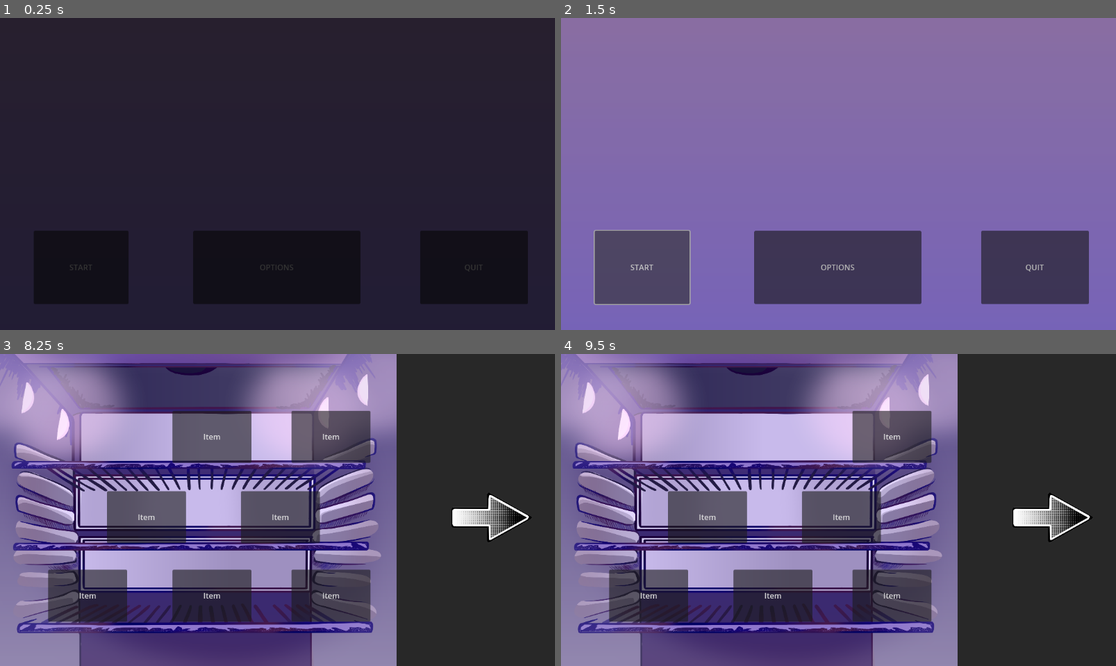
Above: before the commit, frames 1-4 (two rows, left to right).
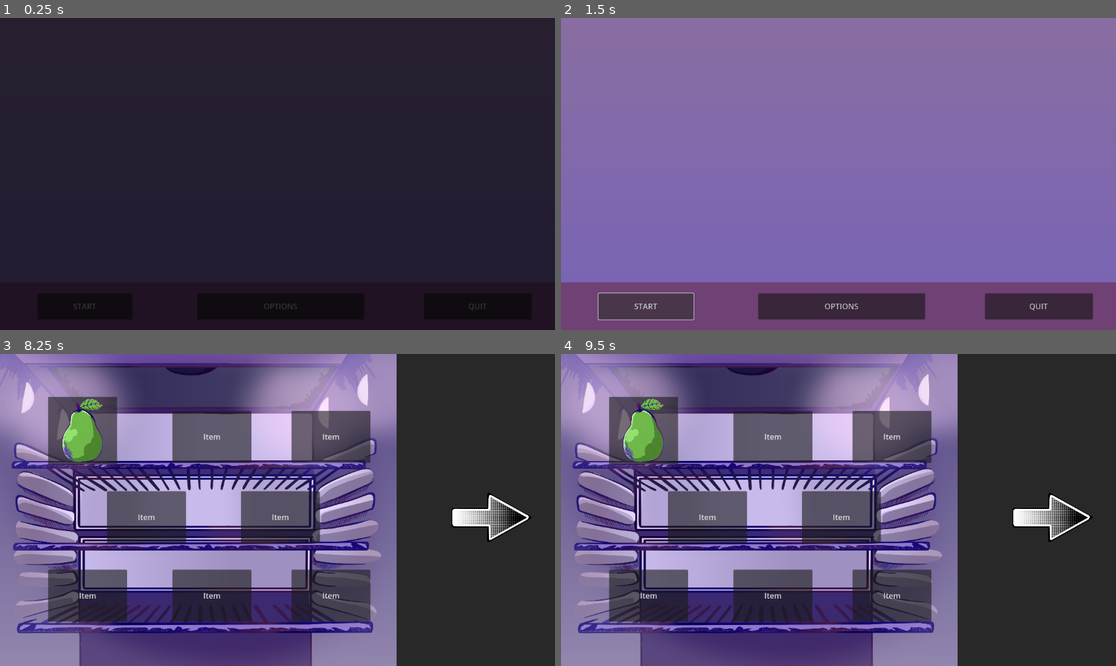
Above: after the commit, the same moments.

Repository: authenticBloodshed/gOATmeal
Game: Godot game, scene res://MainMenu.tscn
Same seed, same stepped clock (60 frames per second), same inputs: the game is played once before the commit and once after it.
Inputs (mouse positions are in pixels of both pictures, inside the frame that each line leads up to):
- Up to frame 1 (0.25 s): no input
- Up to frame 2 (1.5 s): click "START" at 0.5 s; click "START" at 1.25 s
- Up to frame 3 (8.25 s): click "START" at 2 s; click (33, 522) at 2.75 s; click (493, 519) at 3.5 s; click (521, 522) at 4.25 s; click (33, 516) at 5 s; click (521, 522) at 5.75 s; click (33, 516) at 6.5 s; click (33, 522) at 7.25 s; click (83, 432) at 8 s
- Up to frame 4 (9.5 s): click "Item" at 8.75 s

The runs differ from the first frame. In frame 1, 14% of the frame differs, in the area x 6-96%, y 68-97%; in frame 2, 26%, in the area x 0-100%, y 67-100%; in frame 3, 2.7%; in frame 4, 5.1%.

Commit message:
changed main menu
changed main menu to look slightly different

Diff:
--- a/Fridge.tscn
+++ b/Fridge.tscn
@@ -101,6 +101,10 @@
 stream = ExtResource("4_8qtko")
 volume_db = 10.0
 
+[node name="VideoStreamPlayer" type="VideoStreamPlayer" parent="."]
+offset_right = 823.0
+offset_bottom = 655.0
+
 [connection signal="pressed" from="PantryButton" to="." method="_on_pantry_button_pressed"]
 [connection signal="pressed" from="Item1" to="." method="_on_item_1_pressed"]
 [connection signal="pressed" from="Item2" to="." method="_on_item_2_pressed"]
--- a/MainMenu.tscn
+++ b/MainMenu.tscn
@@ -13,6 +13,13 @@
 scale = Vector2(0.6115, 0.33)
 texture = ExtResource("2_iox2c")
 
+[node name="ColorRect2" type="ColorRect" parent="."]
+offset_left = -35.0
+offset_top = 549.0
+offset_right = 1188.0
+offset_bottom = 655.0
+color = Color(0.537255, 0.313726, 0.564706, 1)
+
 [node name="ButtonManager" type="Control" parent="."]
 layout_mode = 3
 anchors_preset = 0
@@ -21,26 +28,26 @@
 
 [node name="Start" type="Button" parent="ButtonManager"]
 layout_mode = 0
-offset_left = 70.0
-offset_top = 442.0
-offset_right = 267.0
-offset_bottom = 594.0
+offset_left = 78.0
+offset_top = 572.0
+offset_right = 275.0
+offset_bottom = 626.0
 text = "START"
 
 [node name="Options" type="Button" parent="ButtonManager"]
 layout_mode = 0
-offset_left = 401.0
-offset_top = 442.0
-offset_right = 748.0
-offset_bottom = 594.0
+offset_left = 409.0
+offset_top = 572.0
+offset_right = 756.0
+offset_bottom = 626.0
 text = "OPTIONS"
 
 [node name="Quit" type="Button" parent="ButtonManager"]
 layout_mode = 0
-offset_left = 872.0
-offset_top = 442.0
-offset_right = 1096.0
-offset_bottom = 594.0
+offset_left = 880.0
+offset_top = 572.0
+offset_right = 1104.0
+offset_bottom = 626.0
 text = "QUIT"
 
 [node name="ColorRect" parent="." instance=ExtResource("2_f6nk4")]
